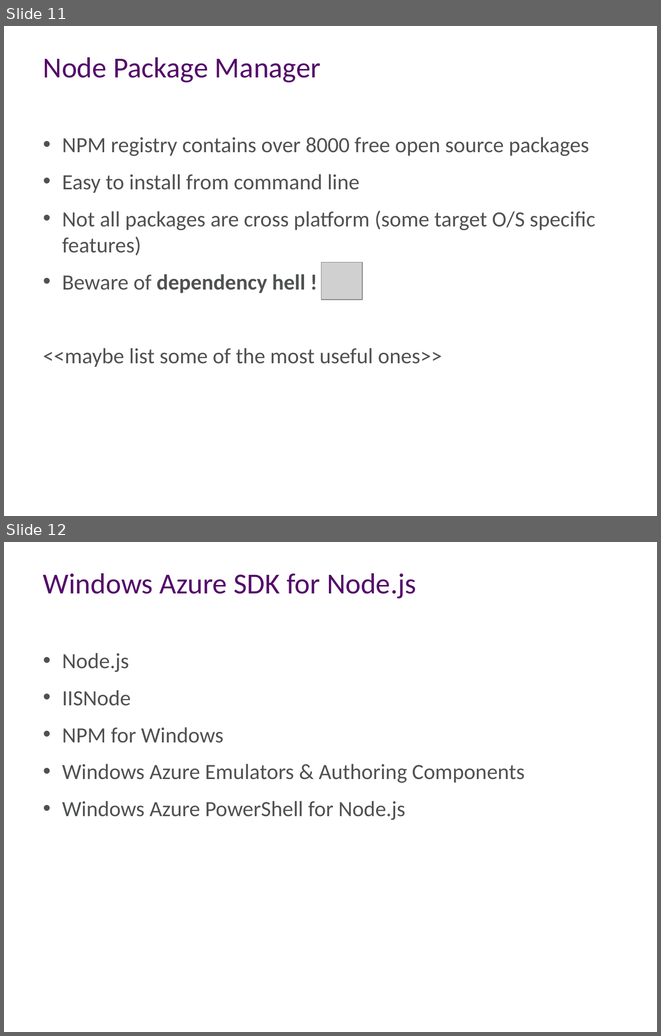
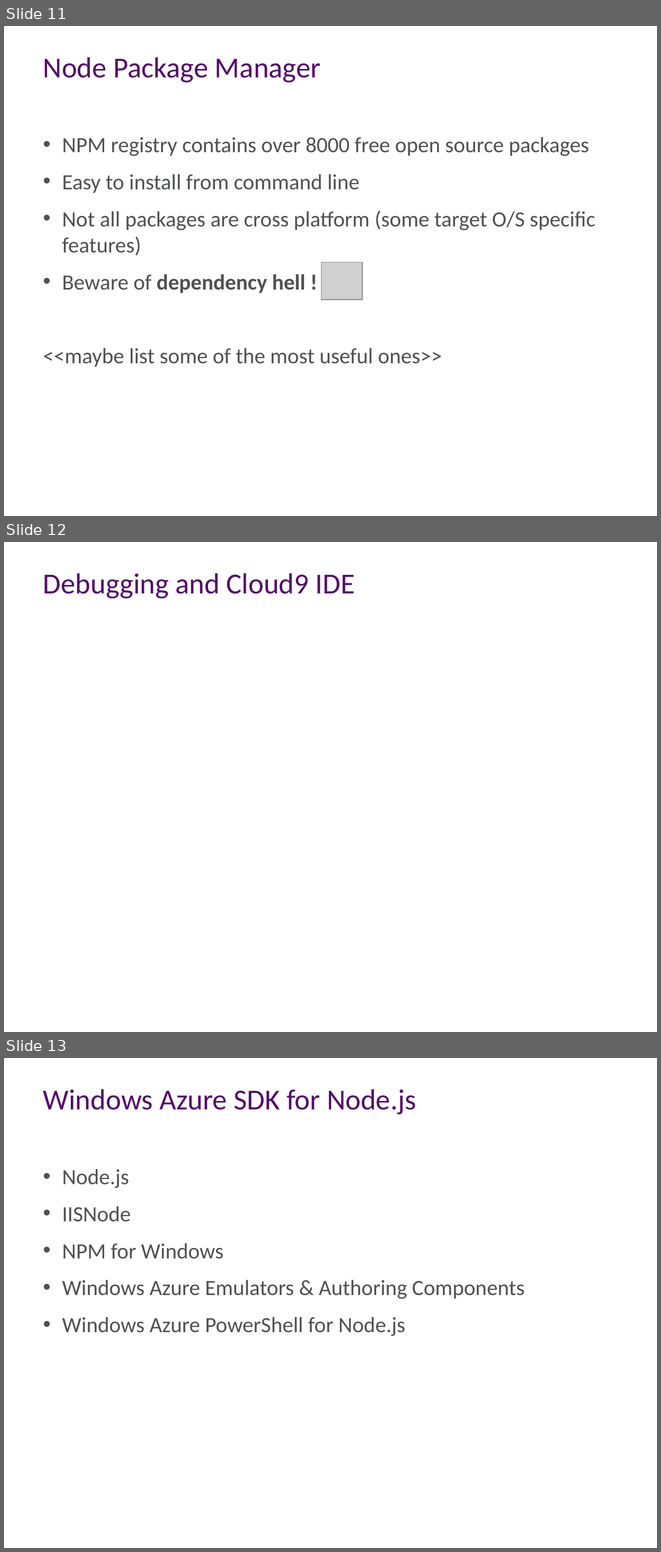
Before and after one commit to aidancasey/AzureNodeChatClient, a slide deck: presentation/Building Node.js Applications on Windows Azure.pptx. Shown one above the other, each under a label of ours: slides 11 and 12 before the commit, slides 11, 12 and 13 after it. The pictures are 661x1036 and 661x1552 pixels, drawn with LibreOffice and Linux fonts; fonts in the diff are those of the drawing; grey boxes stand for pictures; background and template pictures are left out. Boxes give left, top, right and bottom in pixels: in the first picture for what was removed or moved away, otherwise in the second. Text is boxed around its words. In the diff, an @@ line names an element or a change of style, - is before the commit and + after.

```diff
--- a/presentation/Building Node.js Applications on Windows Azure.pptx
+++ b/presentation/Building Node.js Applications on Windows Azure.pptx
@@ slide 12 added at (4,542,657,1032), background #FFFFFF @@
@@ title added at (43,573,355,599), 32 pt, text #540B6A @@
+Debugging and Cloud9 IDE
@@ what was slide 12 is now slide 13 @@
```
Also in this commit, not shown: 1 other slide added, 2 slides removed.
